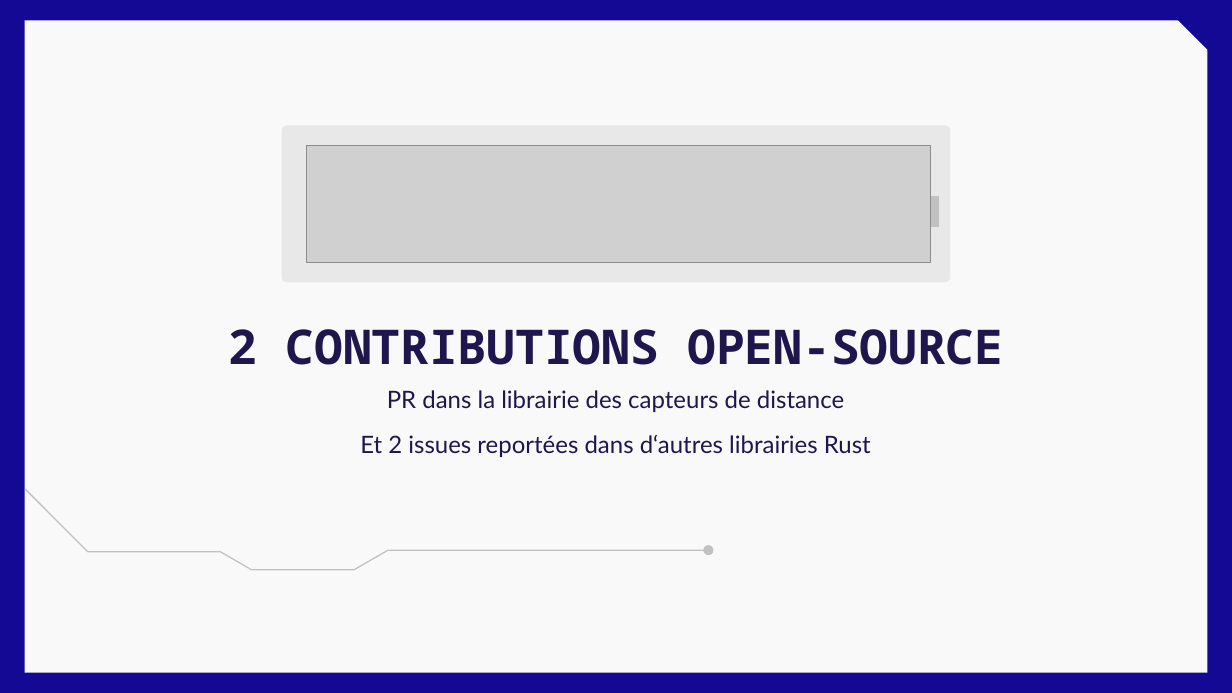
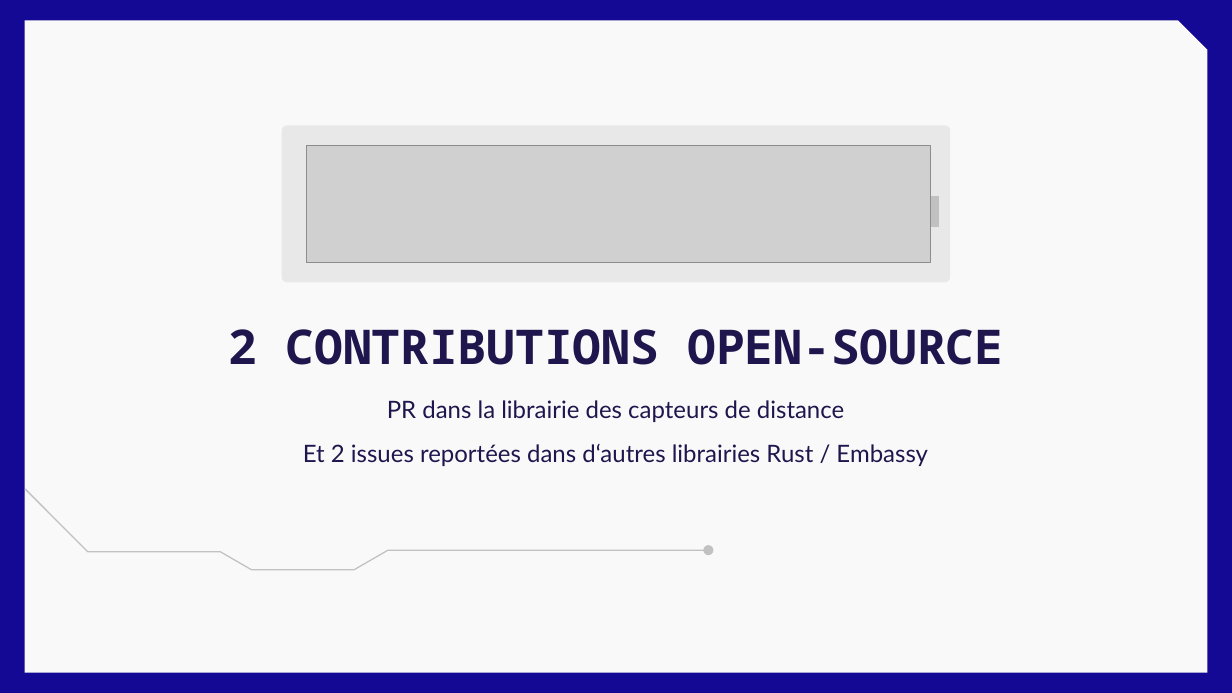
Before and after one commit to bananasmoothii/micromouse, a slide deck: slide 5 of Rendu/Presentation Soutenance.pptx. Drawn at 1232x693 pixels with LibreOffice and Linux fonts; fonts in the diff are those of the drawing; grey boxes stand for pictures; background and template pictures are left out. Boxes give left, top, right and bottom in pixels: in the first picture for what was removed or moved away, otherwise in the second. Text is boxed around its words. In the diff, an @@ line names an element or a change of style, - is before the commit and + after.

```diff
--- a/Rendu/Presentation Soutenance.pptx
+++ b/Rendu/Presentation Soutenance.pptx
@@ subtitle "PR dans la librairie des ..." moved from (x1=360, y1=390, x2=871, y2=457) to (x1=303, y1=400, x2=928, y2=466) @@
@@ subtitle at (x1=303, y1=444, x2=928, y2=466): text changed @@
-Et 2 issues reportées dans d‘autres librairies Rust
+Et 2 issues reportées dans d‘autres librairies Rust / Embassy
```
Also in this commit, not shown: 4 other slides changed, 2 slides added, 7 other files.
